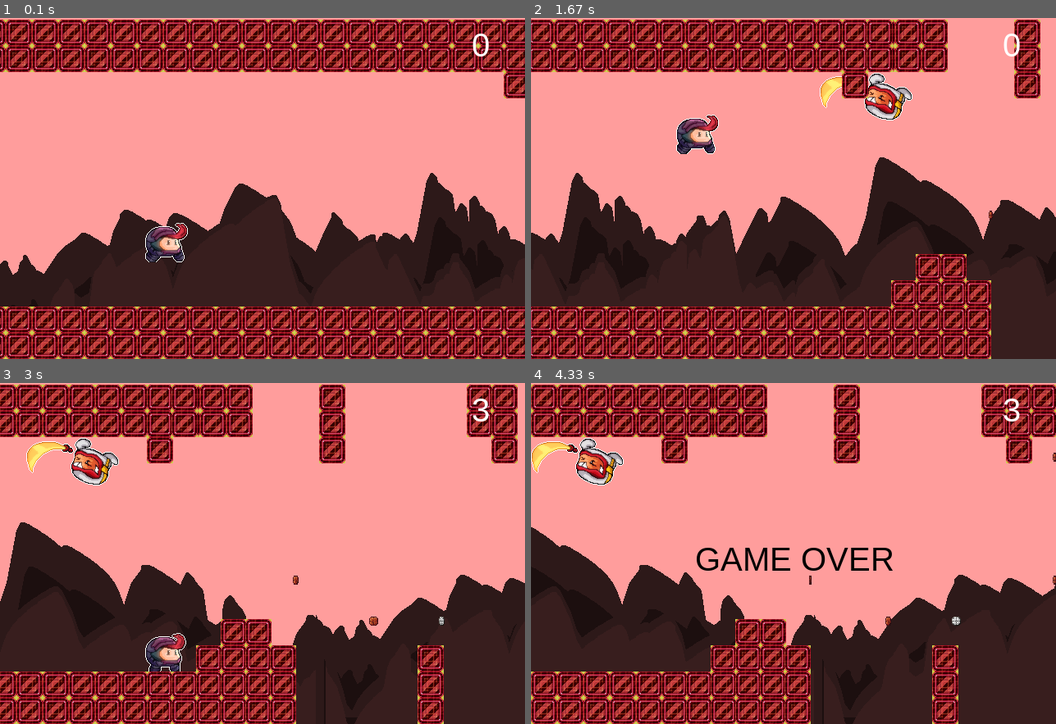
Above: before the commit, frames 1-4 (two rows, left to right).
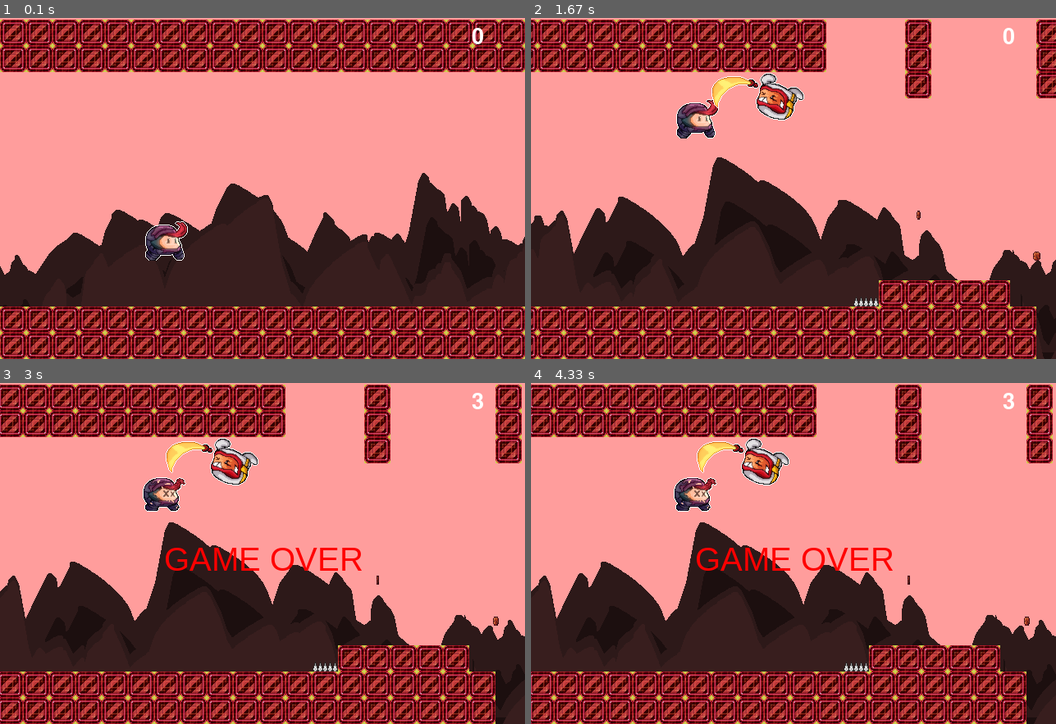
Above: after the commit, the same moments.

Repository: AP-Class-Activities/Final-Project-T-19
Game: pygame game, started from Main/main_loop.py
The game is run twice, just before and just after one commit, with the same random seed, the same clock (stepped at 60 frames per second) and the same inputs.
Inputs:
- Up to frame 1 (0.1 s): no input
- Up to frame 2 (1.67 s): hold Up 0.88-1.35 s; hold Down from 1.43 s (still down)
- Up to frame 3 (3 s): release Down at 1.73 s; tap S at 1.77 s
- Up to frame 4 (4.33 s): no input

The runs differ from the first frame. In frame 1, 27% of the frame differs, in the area x 0-100%, y 0-100%; in frame 2, 41%; in frame 3, 44%; in frame 4, 43%.

Commit message:
- Added spikes - Added a player death sprite - Block generator is now less broken - Changed some collision based functions - Known bug: spikes can appear mid air

Diff:
--- a/Main/class__variables.py
+++ b/Main/class__variables.py
@@ -14,7 +14,7 @@
 win = screenSize(W,H)
 
 global scrollSpeed
-scrollSpeed = -5 #sorat harekate background
+scrollSpeed = -7 #sorat harekate background
 setBackgroundImage("images/temp_bg.png")
 
 setWindowTitle("Gravity Ninja")
@@ -23,7 +23,7 @@
 targetTime = 0
 
 # test sound, music and gameover text
-gameover = makeLabel("GAME OVER",40,200,192,"black")
+gameover = makeLabel("GAME OVER",40,200,192,"red")
 s_jump = makeSound('sounds/snd_jump.wav')
 s_coin = makeSound('sounds/snd_coin.wav')
 mus_test1 = makeSound('sounds/mus_inGame.wav')
@@ -52,7 +52,6 @@
         SprList = ["images/spr_coin1.png" , "images/spr_coin2.png" , "images/spr_coin3.png" , "images/spr_coin4.png"]
         Cchance = random.randrange(1,100)
         RanTimer = random.randrange(500,1000)
-        num = random.randrange(1,4)
         if Cchance >= 55:
             Spr = SprList[0]
             Pt = 5
@@ -68,8 +67,7 @@
 
         if clock() > self.localClock:
             self.localClock = clock() + RanTimer
-            for i in range(num):
-                coinlist.append(Coin(self.x + (num*5), random.choice(RanY),11,11, Spr, Pt))
+            coinlist.append(Coin(self.x, random.choice(RanY),11,11, Spr, Pt))
         for c in coinlist:
             c.spawn()
             if c.xpos < 0:
@@ -84,67 +82,98 @@
 
 
 
-    def spawnHazard(self):
-        global enemylist, h
-        RanY = [320, 96]
+    def spawnHazard(self,ranY1,ranY2,spr,list,type = "Enemy"):
+        global h
+        RanY = [ranY1,ranY2]
         RanTimer = random.randrange(7000, 10000) #later should be affected by screen/scroll speed(which increases overtime)
 
         if clock() > self.localClock:
             self.localClock = clock() + RanTimer
-            enemylist.append(Enemy(self.x, random.choice(RanY), 113, 58, "images/spr_enemy.png"))
-        for h in enemylist:
+            if type == "Enemy":
+                list.append(Enemy(self.x, random.choice(RanY), 113, 58, spr , 6))
+            if type == "Spike":
+                list.append(Spikes(self.x, random.choice(RanY), 31, 13, spr, 4))
+        for h in list:
             h.spawn()
-            if h.collide(pl.hitbox):
-                enemylist.pop(enemylist.index(h))
-                killSprite(h.sprite)
+            h.hitcheck()
+            if h.HIT:
+                list.pop(list.index(h))
+                print("a hazard smashed player")
                 pl.despawn()
 
 
     def spawnBlock(self):
-        global BLOCKlist, M1, M2
-        M1 = False
-        M2 = False
+        global BLOCKlist
+
         Bchance = random.randrange(1, 1000)
         B2chance = random.randrange(1, 1000)
         B21chance = random.randrange(1, 1000)
         B22chance = random.randrange(1, 1000)
         if clock() > self.localClock:
-            self.localClock = clock() + 195
+            self.localClock = clock() + 120
             if self.init:
-                for i in range(1, 742, 32):
+                for i in range(0, 768, 32):
                     BLOCKlist.append(Block(0 + i, 18, 32, 32, "images/spr_block.png"))
                     BLOCKlist.append(Block(0 + i, 50, 32, 32, "images/spr_block.png"))
                     BLOCKlist.append(Block(0 + i, 400, 32, 32, "images/spr_block.png"))
                     BLOCKlist.append(Block(0 + i, 368, 32, 32, "images/spr_block.png"))
                 self.init = False
 
-            if (10 < Bchance < 900 and self.P1 == 5) or self.P1 == 0:
-                self.P1 = 5
+
+
+
+            if (1 < Bchance < 850 and self.P1 == 4) or self.P1 == 0:
+                self.P1 = 4
                 BLOCKlist.append(Block(640, 18, 32, 32, "images/spr_block.png"))
                 BLOCKlist.append(Block(640, 50, 32, 32, "images/spr_block.png"))
-                M1 = True
+                if self.PP1 > 1:
+                    BLOCKlist.append(Block(640, 82, 32, 32, "images/spr_block.png"))
+
+                    if self.PPP1 > 1:
+                        BLOCKlist.append(Block(640, 114, 32, 32, "images/spr_block.png"))
             else:
                 self.P1 -= 1
 
 
-            if (10 < B2chance < 900 and self.P2 == 5) or self.P2 == 0:
-                self.P2 = 5
+            if (1 < B2chance < 850 and self.P2 == 4) or self.P2 == 0 or self.PP2 > 0:
+                self.P2 = 4
                 BLOCKlist.append(Block(640, 400, 32, 32, "images/spr_block.png"))
                 BLOCKlist.append(Block(640, 368, 32, 32, "images/spr_block.png"))
-                M2 = True
+                if self.PP2 > 1:
+                    BLOCKlist.append(Block(640, 336, 32, 32, "images/spr_block.png"))
+
+                    if self.PPP2 > 1:
+                        BLOCKlist.append(Block(640, 304, 32, 32, "images/spr_block.png"))
             else:
                 self.P2 -= 1
-
-
-            if B21chance > 500 and M2 == True:
-                BLOCKlist.append(Block(640, 336, 32, 32, "images/spr_block.png"))
-                if B22chance > 400:
-                    BLOCKlist.append(Block(640, 304, 32, 32, "images/spr_block.png"))
-
-            if B22chance > 500 and M1 == True:
-                BLOCKlist.append(Block(640, 82, 32, 32, "images/spr_block.png"))
-                if B21chance > 400:
-                    BLOCKlist.append(Block(640, 114, 32, 32, "images/spr_block.png"))
+                self.PP2 = 0
+
+
+            if B21chance > 500:
+                self.PP1 += 1
+
+                if self.PP1 > 4:
+                    self.PP1 = -2
+
+                if B22chance > 400 and self.PP2 == 1:
+                    self.PPP1 += 1
+
+                    if self.PPP1 > 4:
+                        self.PPP1 = -2
+
+
+            if B22chance > 500:
+                self.PP2 += 1
+
+                if self.PP2 > 4:
+                    self.PP2 = -2
+
+                if B21chance > 400 and self.PP2 == 1:
+                    self.PPP2 += 1
+
+                    if self.PPP2 > 4:
+                        self.PPP2 = -2
+
 
 
 
@@ -163,19 +192,17 @@
         self.ypos = ypos
         self.width = width
         self.height = height
-        self.grav = 6 #har che ghadr bishtar bashe jazebe bishtare
+        self.grav = 5.5 #har che ghadr bishtar bashe jazebe bishtare
         self.sprite = makeSprite(spr,frames=32) #akse player
         self.xgrav = 1 # age -1 beshe yani jazabe bar aks shode
         self.inAir = True #in vase ine ke vasat paridan natooni jazabe taghir bedi
-        self.mg = "regG" # in nabashe player toye zamin fooroo mire (zamin kononie player ro taeen mikone)
-        self.Grounded = False
-        self.IsonGround = False
-
+        self.mg = 0 # main gravity ---> 0 main gravity , 1 reverse gravity
+        self.pl_death_spr = makeSprite("images/spr_pldeath.png",frames=2)
         ##### marboot be animation va hitbox
         self.frame = 0
         self.gframe = 8
         self.localClock = clock()
-        self.hitbox = (self.xpos - 5.5, self.ypos - 5.5, self.width, self.height)
+        self.hitbox = (self.xpos - 15, self.ypos - 25, self.width - 8, self.height)
 
     def spawn(self):
 
@@ -187,17 +214,15 @@
 
             #control player
 
-            if (keyPressed("up") and self.inAir == False and self.Grounded == True and self.mg == "regG" and self.xgrav == 0): #kelid bala ro bezanin player mipare bala. hamchenin check mikone ke 1.player toye hava nist 2.player roye zamine (2 baad taghir mikone)
+            if (keyPressed("up") and self.inAir == False and self.mg == 0 and self.xgrav == 0): #kelid bala ro bezanin player mipare bala. hamchenin check mikone ke 1.player toye hava nist 2.player roye zamine (2 baad taghir mikone)
                 playSound(s_jump)
-                self.Grounded = False
                 self.inAir = True
-                self.mg = "revG"
+                self.mg = 1
                 self.xgrav = -1
-            elif (keyPressed("down") and self.inAir == False and self.Grounded == True and self.mg == "revG" and self.xgrav == 0): #mesle ghabli vali baraye az bala be paeen omadane player (kelid paeen ro bezanim mipare paeen)
+            elif (keyPressed("down") and self.inAir == False and self.mg == 1 and self.xgrav == 0): #mesle ghabli vali baraye az bala be paeen omadane player (kelid paeen ro bezanim mipare paeen)
                 playSound(s_jump)
-                self.Grounded = False
                 self.inAir = True
-                self.mg = "regG"
+                self.mg = 0
                 self.xgrav = 1
 
             self.ypos += (self.grav * self.xgrav) # mokhtasat y player ro hesab mikone
@@ -206,21 +231,21 @@
             #Animatione player
             if self.inAir == False:
                 self.gframe = 4
-                if self.mg == "regG" :
+                if self.mg == 0 :
                     changeSpriteImage(self.sprite, 0 * 8 + self.frame)
-                elif self.mg == "revG" :
+                elif self.mg == 1 :
                     changeSpriteImage(self.sprite, 1 * 8 + self.frame)
             elif self.inAir == True:
                 self.gframe = 4
-                if self.mg == "regG" :
+                if self.mg == 0 :
                     #changeSpriteImage(self.sprite, 4 * 4 + self.frame)
                     changeSpriteImage(self.sprite, 21)
-                elif self.mg == "revG":
+                elif self.mg == 1:
                     #changeSpriteImage(self.sprite, 6 * 4 + self.frame)
                     changeSpriteImage(self.sprite, 27)
 
 
-            self.hitbox = (self.xpos - 25, self.ypos - 25, self.width, self.height)
+            self.hitbox = (self.xpos - 15, self.ypos - 25, self.width - 8, self.height)
         #pygame.draw.rect(win, (0, 0, 255), self.hitbox, 2)
 
     def collide(self, rect):
@@ -232,21 +257,20 @@
 
     def collisionCheck(self):
         if self.alive:
-            if self.mg == "regG":
+            if self.mg == 0:
                 self.xgrav = 1
-            if self.mg == "revG":
+            if self.mg == 1:
                 self.xgrav = -1
 
 
             global i
             for i in BLOCKlist:
 
-                if i.pseudoCollide(self.hitbox):
-                    self.Grounded = True
+                if i.collide(i.pitbox,self.hitbox):
                     self.inAir = False
                     self.xgrav = 0
 
-                if i.collide(self.hitbox):
+                if i.collide(i.hitbox,self.hitbox):
                     self.despawn()
                     print("player hit a block")
 
@@ -254,6 +278,9 @@
         if self.alive == True:
             self.alive = False
             killSprite(self.sprite)
+            showSprite(self.pl_death_spr)
+            moveSprite(self.pl_death_spr, self.xpos, self.ypos, True)
+            changeSpriteImage(self.pl_death_spr,self.mg)
             print("Player is dead")
             showLabel(gameover)
             # test music(music momkene ziad boland bashe, check konin)
@@ -269,7 +296,7 @@
         self.width = width
         self.height = height
         self.sprite = makeSprite(spr,frames= 8)
-        self.speed = 2.5
+        self.speed = 4
         self.point = point
         self.collected = False
         self.frame = 0
@@ -291,7 +318,7 @@
 
         global z
         for z in BLOCKlist:
-            if z.collide(self.hitbox):
+            if z.collide(z.pitbox,self.hitbox):
                 killSprite(self.sprite)
                 self.x = -999
         # pygame.draw.rect(win, (0, 0, 255), self.hitbox, 2)
@@ -304,35 +331,62 @@
         return False
 
 class Enemy:
-    def __init__(self, xpos, ypos, width, height, spr):
+    def __init__(self, xpos, ypos, width, height, spr , speed):
         self.xpos = xpos
         self.ypos = ypos
         self.width = width
         self.height = height
         self.sprite = makeSprite(spr,frames=2)
-        self.speed = 4
-        self.point = 0
-
+        self.speed = speed
+        self.HIT = False
+
+        self.hitbox = (self.xpos - 46.5, self.ypos - 29, self.width - 36, self.height)
 
     def spawn(self):
         showSprite(self.sprite)
         self.xpos -= self.speed
-        if self.ypos == 96:
+        if self.ypos <= 96:
             changeSpriteImage(self.sprite,1)
         else:
             changeSpriteImage(self.sprite,0)
 
         moveSprite(self.sprite, self.xpos, self.ypos, True)
 
-        self.hitbox = (self.xpos - 46.5, self.ypos - 29, self.width - 36, self.height)
-        #pygame.draw.rect(win, (0, 0, 255), self.hitbox, 2)
+
+
         if self.xpos < -50:
             killSprite(self.sprite)
+
+        if pl.collide(self.hitbox):
+            self.HIT = True
+
+    def hitcheck(self):
+        self.hitbox = (self.xpos - 46.5, self.ypos - 29, self.width - 36, self.height)
+        # pygame.draw.rect(win, (0, 0, 255), self.hitbox, 2)
 
 
     def collide(self, rect):
         if rect[0] + rect[2] > self.hitbox[0] and rect[0] < self.hitbox[0] + self.hitbox[2]:
             if rect[1] + rect[3] > self.hitbox[1] and rect[1] < self.hitbox[1] + self.hitbox[3]:
+                return True
+        return False
+
+
+class Spikes(Enemy):
+    def __init__(self, xpos, ypos, width, height, spr, speed):
+        super().__init__(xpos, ypos, width, height, spr, speed)
+        self.HIT = False
+
+
+    def hitcheck(self):
+        self.hitbox = (self.xpos - 15.5, self.ypos - 6.5, self.width, self.height)
+        self.citbox = (self.xpos - 15.5, self.ypos - 32, self.width, self.height + 32) #to prevent midair spikes(not working yet)
+
+        #pygame.draw.rect(win, (0, 0, 255), self.citbox, 2)
+
+    def collide(self, hit, rect):
+        if rect[0] + rect[2] > hit[0] and rect[0] < hit[0] + hit[2]:
+            if rect[1] + rect[3] > hit[1] and rect[1] < hit[1] + hit[3]:
                 return True
         return False
 
@@ -344,12 +398,12 @@
         self.width = width
         self.height = height
         self.sprite = makeSprite(spr)
-        self.speed = 2.5
+        self.speed = 4
         self.frame = 0
         self.gframe = 8
         self.localClock = clock()
         self.hitbox = (self.xpos - 16, self.ypos - 16, self.width, self.height)
-        self.pitbox = (self.xpos - 19, self.ypos - 24, self.width + 4, self.height + 10)
+        self.pitbox = (self.xpos - 19, self.ypos - 22, self.width + 4, self.height + 8)
     def spawn(self):
         showSprite(self.sprite)
         self.xpos -= self.speed
@@ -359,22 +413,16 @@
         self.pitbox = (self.xpos - 19, self.ypos - 22, self.width + 4, self.height + 14)
         #pygame.draw.rect(win, (0, 0, 255), self.pitbox, 2)
 
-    def collide(self, rect):
-        if rect[0] + rect[2] > self.hitbox[0] and rect[0] < self.hitbox[0] + self.hitbox[2]:
-            if rect[1] + rect[3] > self.hitbox[1] and rect[1] < self.hitbox[1] + self.hitbox[3]:
-                return True
-        return False
-
-    def pseudoCollide(self, rect):
-        if rect[0] + rect[2] > self.pitbox[0] and rect[0] < self.pitbox[0] + self.pitbox[2]:
-            if rect[1] + rect[3] > self.pitbox[1] and rect[1] < self.pitbox[1] + self.pitbox[3]:
+    def collide(self, hit,rect):
+        if rect[0] + rect[2] > hit[0] and rect[0] < hit[0] + hit[2]:
+            if rect[1] + rect[3] > hit[1] and rect[1] < hit[1] + hit[3]:
                 return True
         return False
 
 class ScoreSystem:
     def __init__(self, xpos, ypos,size): #sprite too?
         self.score = 0
-        self.body = makeLabel(str(self.score),size, xpos, ypos, "white")
+        self.body = makeLabel(str(self.score),size, xpos, ypos, "white" , font="Fipps-Regular")
     def Reset(self):
         self.score = 0
     def Setscore(self,num):
@@ -386,6 +434,7 @@
     def testprint(self):
         print(self.score)
     def draw(self):
+
         showLabel(self.body)
 
 
@@ -401,16 +450,18 @@
 global pl
 pl = Player(200,240,45,45,"images/SPR_NINJA.png")
 
-spawnerC = Spawner(800,322)
-spawnerH = Spawner(800,322)
-spawnerB = Spawner(800,64)
+spawnerC = Spawner(864,322) #coin
+spawnerE = Spawner(864,322) #enemy
+spawnerS = Spawner(800,322) #spike
+spawnerB = Spawner(800,64) #block
 
 global scoreboard
 scoreboard = ScoreSystem(575,10,40)
 scoreboard.draw()
 
 coinlist = [Coin(-999, -999,11,11, "images/spr_coin1.png", 20)]
-enemylist = [Enemy(-999, -999,113,58, "images/spr_enemy.png")]
+enemylist = [Enemy(-999, -999,113,58, "images/spr_enemy.png",6)]
+spikelist =[Spikes(-999, -999,113,58, "images/spr_enemy.png",6)]
 BLOCKlist = [Block(-999, -999,113,58, "images/spr_enemy.png")]
 
 
--- a/Main/main_loop.py
+++ b/Main/main_loop.py
@@ -16,10 +16,13 @@
         if pl.alive == True:
             pl.spawn()
             spawnerC.spawnCoin()
-            spawnerH.spawnHazard()
             spawnerB.spawnBlock()
             pl.collisionCheck()
             scrollBackground(scrollSpeed, 0)  # harekate background
+            spawnerE.spawnHazard(320, 96,"images/spr_enemy.png",enemylist,type= "Enemy")
+            spawnerS.spawnHazard(346, 69, "images/spr_spike.png", spikelist,type= "Spike")
+        # if pl.ypos > 450 or pl.ypos < -32:
+        #     pl.despawn()
 
         # if (keyPressed("left")): #in size windows ro tagheer mide. shayad be dard bokhore baadan.
         #     W , H = H , W
Binary file added: Main/images/spr_pldeath.png
Binary file added: Main/images/spr_spike.png
